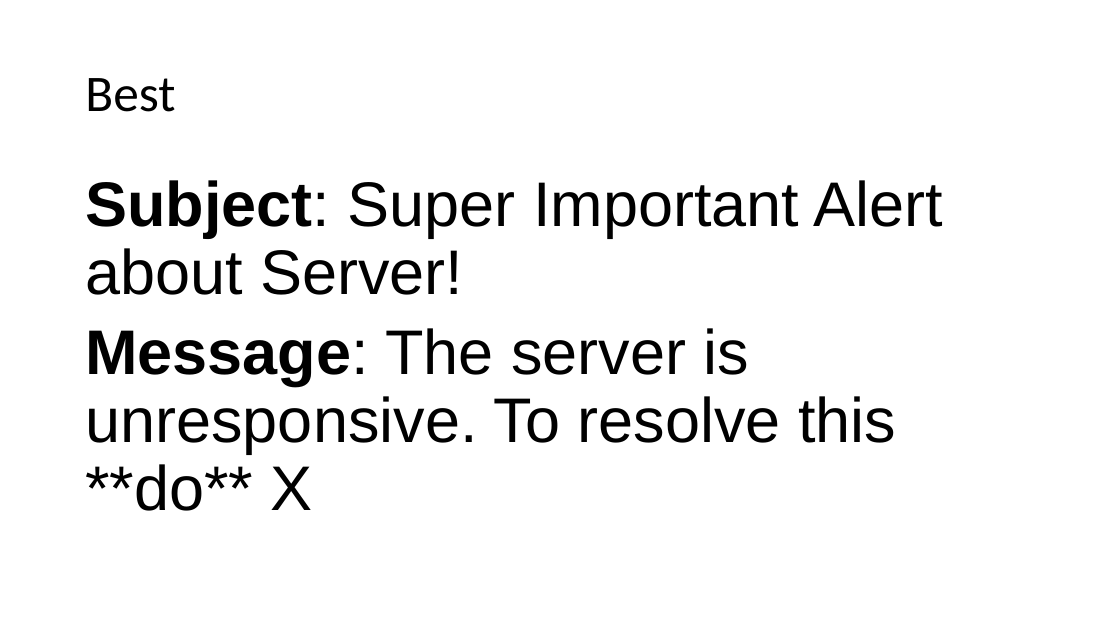
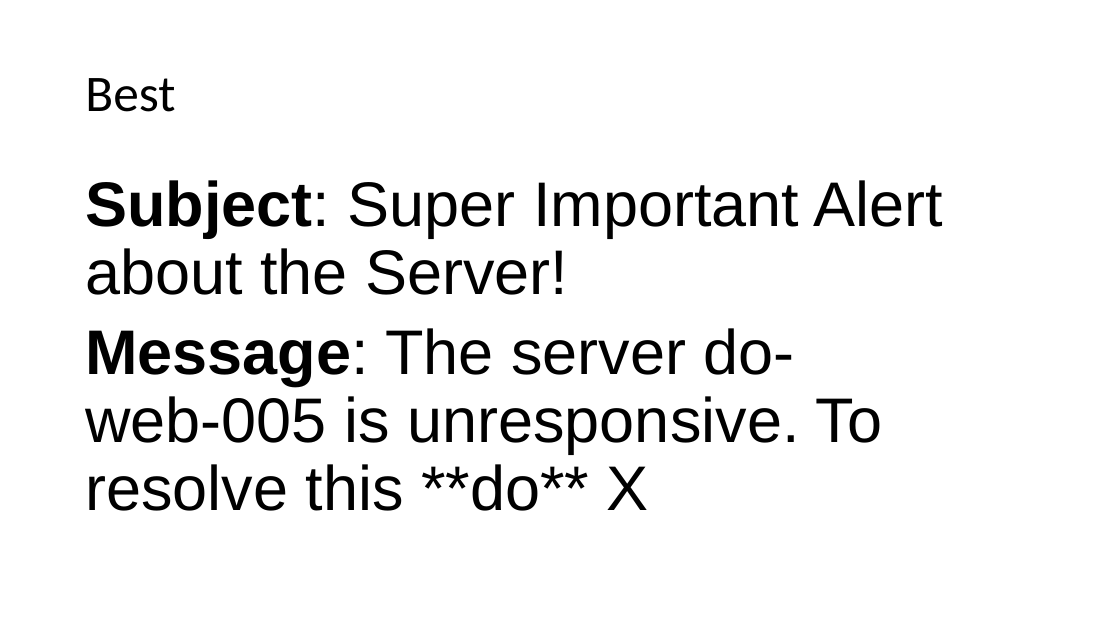
Before and after one commit to ryancheley/dcus-2024, a slide deck: slide 77 of Presentation.pptx (slide 71 before the commit). Drawn at 1120x630 pixels with LibreOffice and Linux fonts; fonts in the diff are those of the drawing. Boxes give left, top, right and bottom in pixels: in the first picture for what was removed or moved away, otherwise in the second. Text is boxed around its words. In the diff, an @@ line names an element or a change of style, - is before the commit and + after.

```diff
--- a/Presentation.pptx
+++ b/Presentation.pptx
@@ text at [85, 180, 942, 511]: text changed @@
-Subject: Super Important Alert about Server!
-Message: The server is unresponsive. To resolve this **do** X
+Subject: Super Important Alert about the Server!
+Message: The server do-web-005 is unresponsive. To resolve this **do** X
```
Also in this commit, not shown: 36 other slides changed, 13 slides added, 5 slides removed, 4 other files.
